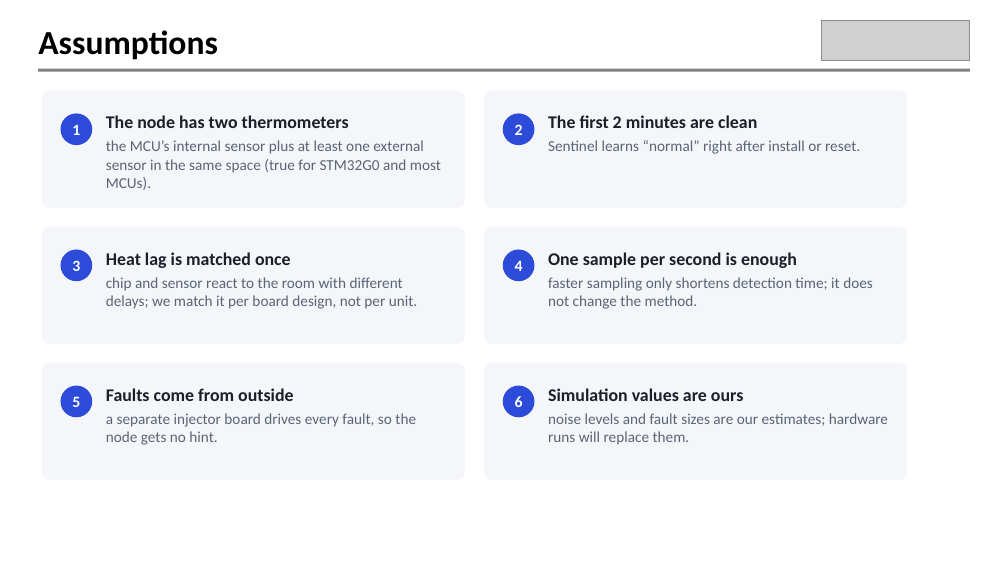
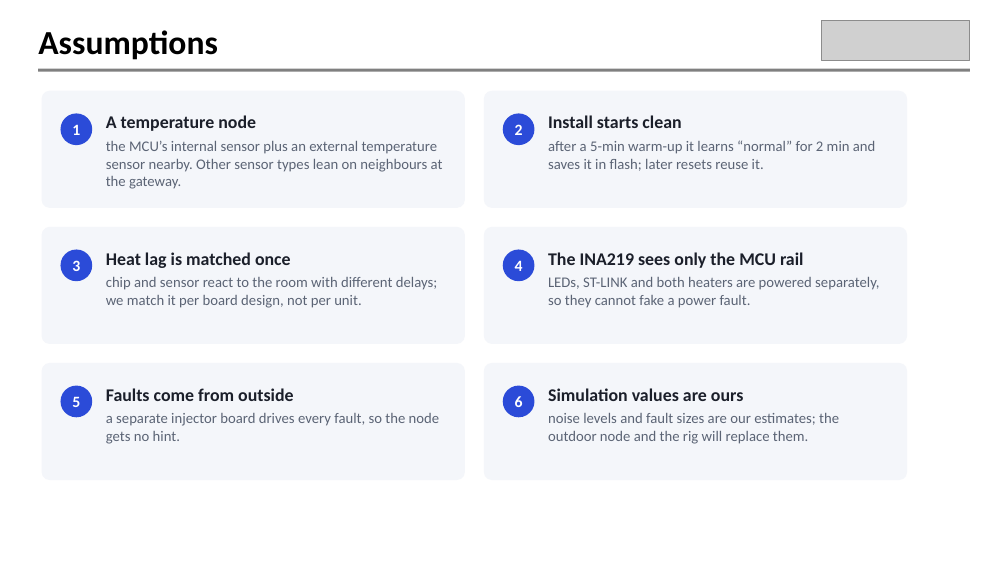
Before and after one commit to shriram-s7/sentinel-techgium, a slide deck: slide 12 of docs/22825_TG10_Presentation Round.pptx (slide 11 before the commit). Drawn at 1008x567 pixels with LibreOffice and Linux fonts; fonts in the diff are those of the drawing; grey boxes stand for pictures; background and template pictures are left out. Boxes give left, top, right and bottom in pixels: in the first picture for what was removed or moved away, otherwise in the second. Text is boxed around its words. In the diff, an @@ line names an element or a change of style, - is before the commit and + after.

```diff
--- a/docs/22825_TG10_Presentation Round.pptx
+++ b/docs/22825_TG10_Presentation Round.pptx
@@ text at (106, 115, 443, 189): text changed; size 14.5 to 14 pt @@
-The node has two thermometers
-the MCU’s internal sensor plus at least one external sensor in the same space (true for STM32G0 and most MCUs).
+A temperature node
+the MCU’s internal sensor plus an external temperature sensor nearby. Other sensor types lean on neighbours at the gateway.
@@ text at (548, 115, 875, 171): text changed; size 14.5 to 14 pt @@
-The first 2 minutes are clean
-Sentinel learns “normal” right after install or reset.
+Install starts clean
+after a 5-min warm-up it learns “normal” for 2 min and saves it in flash; later resets reuse it.
@@ text at (548, 252, 879, 308): text changed; size 14.5 to 14 pt @@
-One sample per second is enough
-faster sampling only shortens detection time; it does not change the method.
+The INA219 sees only the MCU rail
+LEDs, ST-LINK and both heaters are powered separately, so they cannot fake a power fault.
@@ text at (106, 277, 437, 308): size 14.5 to 14 pt in "chip and sensor react to the room ..." @@
@@ text at (106, 413, 440, 444): size 14.5 to 14 pt in "a separate injector board drives every fault, ..." @@
@@ text at (548, 413, 839, 444): text changed; size 14.5 to 14 pt @@
-noise levels and fault sizes are our estimates; hardware runs will replace them.
+noise levels and fault sizes are our estimates; the outdoor node and the rig will replace them.
```
Also in this commit, not shown: 10 other slides changed, 1 slide added, 22 other files.
